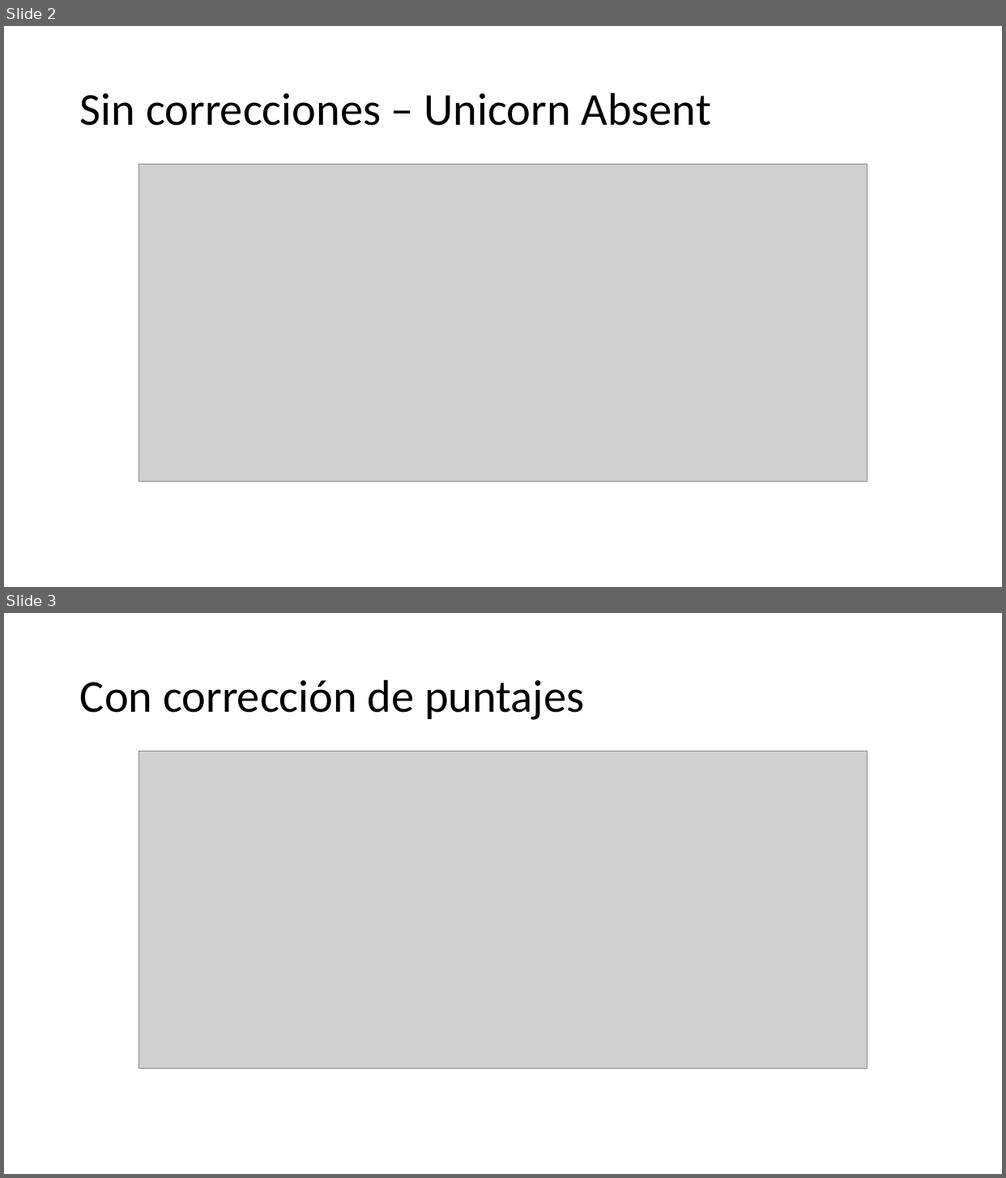
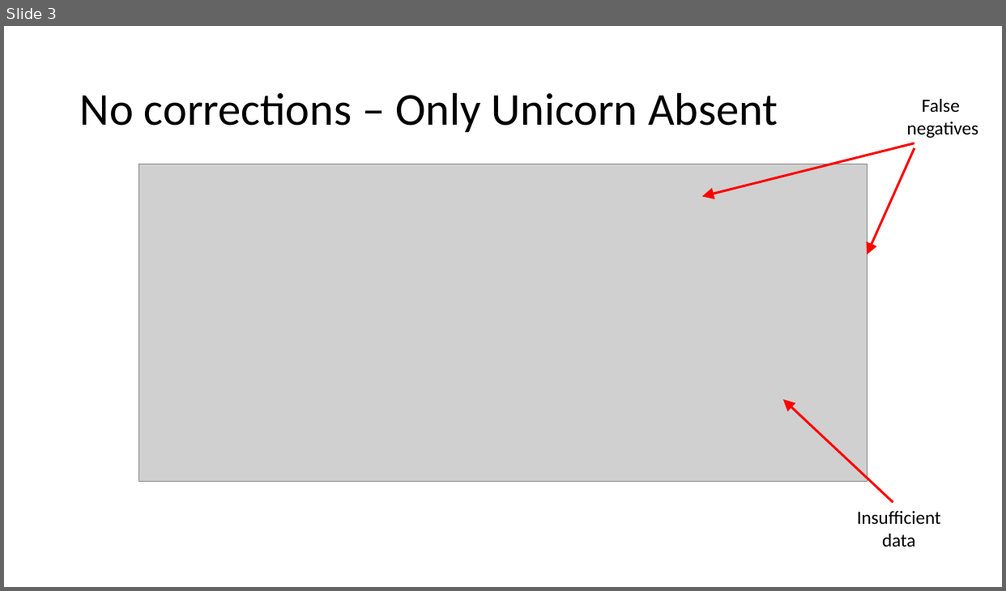
Before and after one commit to Slendercoder/DCL-DataAnalysis, a slide deck: DataCorrection.pptx. Shown one above the other, each under a label of ours: slides 2 and 3 before the commit, slide 3 after it. The pictures are 1006x1178 and 1006x591 pixels, drawn with LibreOffice and Linux fonts; fonts in the diff are those of the drawing; grey boxes stand for pictures. Boxes give left, top, right and bottom in pixels: in the first picture for what was removed or moved away, otherwise in the second. Text is boxed around its words. In the diff, an @@ line names an element or a change of style, - is before the commit and + after.

```diff
--- a/DataCorrection.pptx
+++ b/DataCorrection.pptx
@@ slide 3 removed at (x1=4, y1=613, x2=1002, y2=1174), background #FFFFFF @@
@@ title removed at (x1=80, y1=679, x2=584, y2=720) @@
-Con corrección de puntajes
@@ picture removed at (x1=139, y1=752, x2=867, y2=1069) @@
@@ what was slide 2 is now slide 3 @@
@@ slide 3 changed as well @@
@@ title at (x1=80, y1=92, x2=778, y2=132): text changed @@
-Sin correcciones – Unicorn Absent
+No corrections – Only Unicorn Absent
@@ text added at (x1=907, y1=99, x2=978, y2=138), 18 pt, text #000000 @@
+False
+negatives
@@ arrow added from (914, 143) to (702, 197), #FF0000 2.25 pt @@
@@ arrow added from (914, 148) to (867, 255), #FF0000 2.25 pt @@
@@ arrow added from (893, 503) to (783, 399), #FF0000 2.25 pt @@
@@ text added at (x1=857, y1=511, x2=941, y2=547), 18 pt, text #000000 @@
+Insufficient
+data
```
Also in this commit, not shown: 1 other slide changed, 4 slides added, 1 other slide removed, 14 other files.
